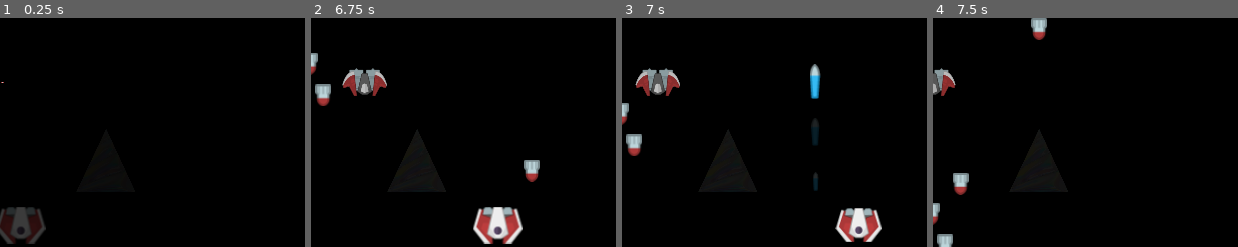
Above: before the commit, frames 1-4 (left to right).
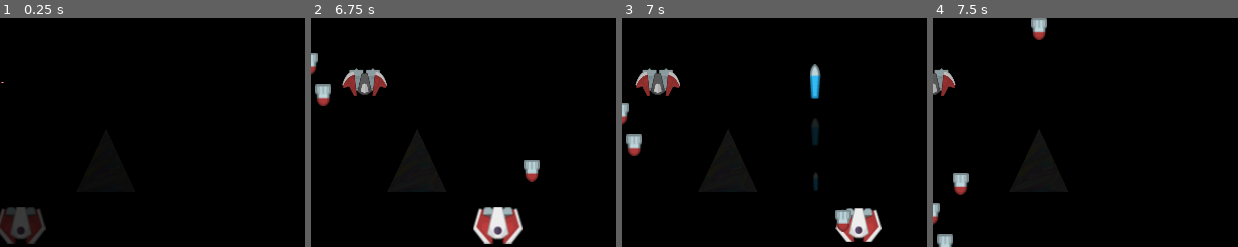
Above: after the commit, the same moments.

Repository: danboid/VGAces
Game: Godot game, scene res://Main.tscn
Two runs of this game, one before a commit and one after it. Both use one fixed random seed, a clock stepped at 60 frames per second and the inputs below.
Inputs:
- Up to frame 1 (0.25 s): no input
- Up to frame 2 (6.75 s): hold Right (ui_right) 0.53-2.03 s; tap Space (ui_select) at 0.77, 1.52, 3.02, 3.77, 4.52, 6.02 s; hold Left (ui_left) 2.03-4.28 s; hold Right (ui_right) from 4.28 s (still down)
- Up to frame 3 (7 s): keep holding Right (ui_right); tap Space (ui_select) at 6.77 s
- Up to frame 4 (7.5 s): keep holding Right (ui_right)
The pictures show only the part of the screen within x 36-85%, y 50-100%; the shares and areas given below are measured in that part.

Frames 1-2 are identical in both runs. In frame 3, 0.3% of the frame differs, in the area x 69-76%, y 83-94%; in frame 4, nothing differs.

Commit message:
Prevent player missiles from destroying velon bombs

Diff:
--- a/Bomb.gd
+++ b/Bomb.gd
@@ -8,4 +8,10 @@
 		queue_free()
 
 func _on_Bomb_area_entered(area):
-	queue_free()
+	# Should probably do this using collision masks instead
+	if (area.get_name() == "LWH"):
+		queue_free()
+	elif (area.get_name() == "MWH"):
+		queue_free()
+	elif (area.get_name() == "RWH"):
+		queue_free()
--- a/Main.gd
+++ b/Main.gd
@@ -112,13 +112,16 @@
 	var lw = widehorn.instance()
 	add_child(lw)
 	lw.set_position(Vector2(63,393))
+	lw.set_name("LWH")
 
 	var mw = widehorn.instance()
 	add_child(mw)
 	mw.set_position(Vector2(323,393))
+	mw.set_name("MWH")
 
 	var rw = widehorn.instance()
 	add_child(rw)
 	rw.set_position(Vector2(569,393))
+	rw.set_name("RWH")
 
 	widehorns = 3
